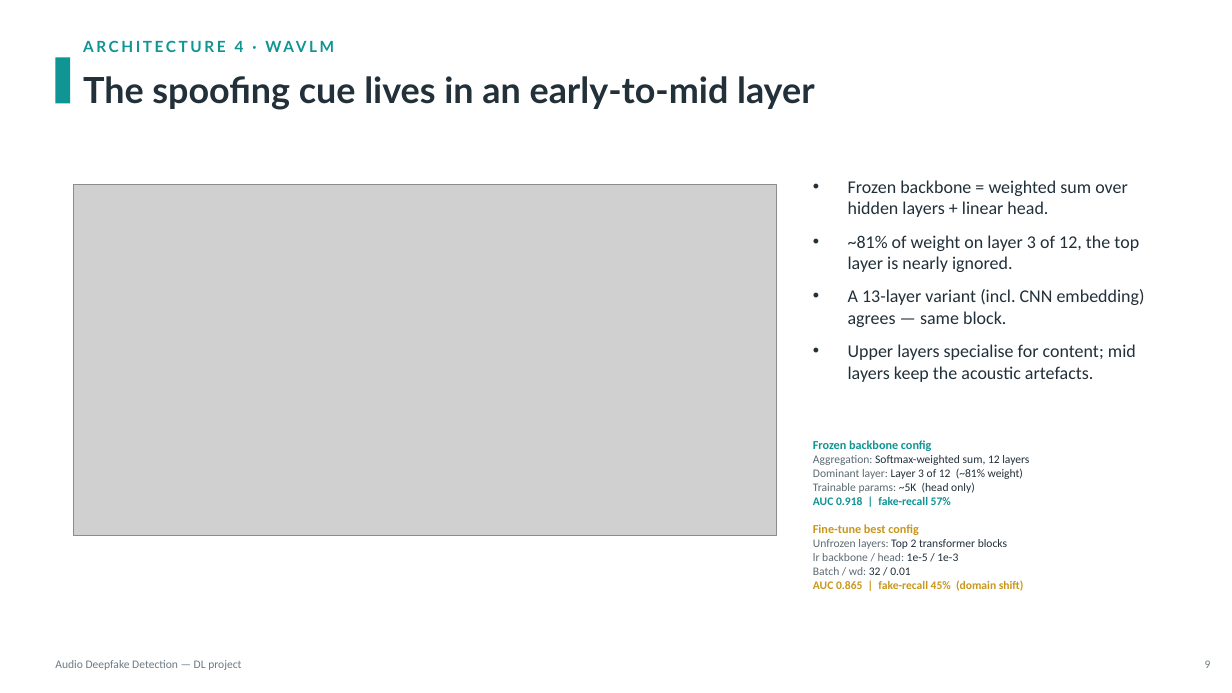
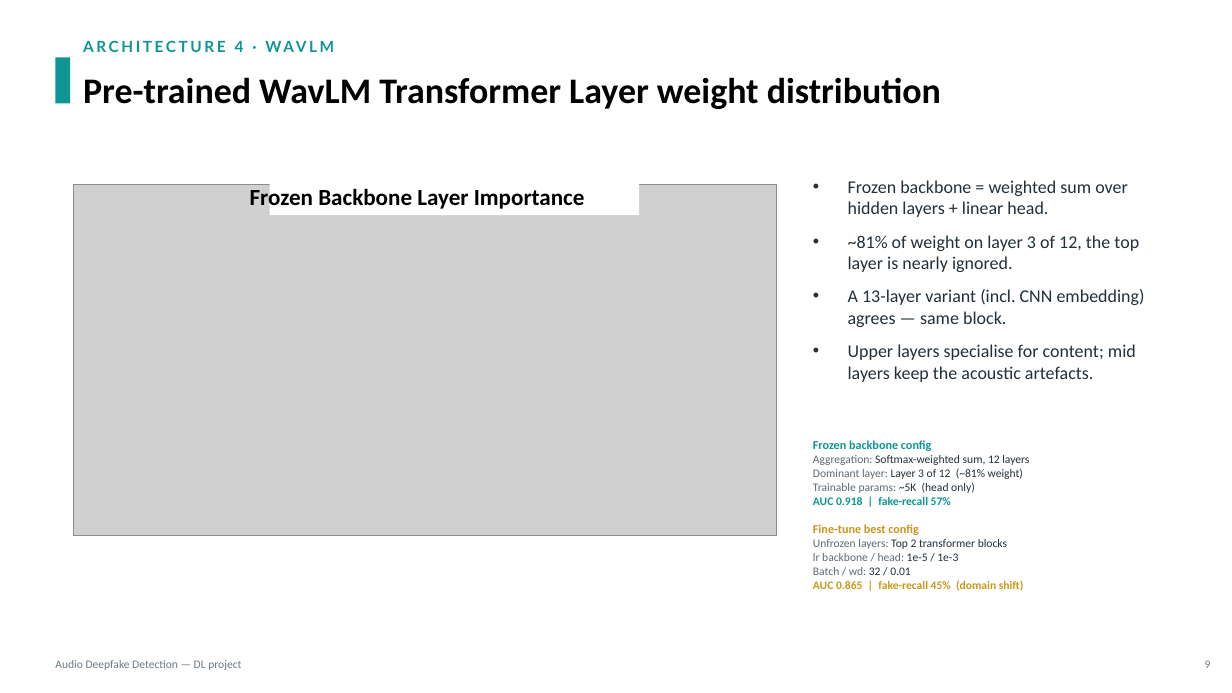
Before and after one commit to KonstaninosKaimakis/audio-deepfake-detection-DL, a slide deck: slide 11 of presentation.pptx (slide 9 before the commit). Drawn at 1232x693 pixels with LibreOffice and Linux fonts; fonts in the diff are those of the drawing; grey boxes stand for pictures. Boxes give left, top, right and bottom in pixels: in the first picture for what was removed or moved away, otherwise in the second. Text is boxed around its words. In the diff, an @@ line names an element or a change of style, - is before the commit and + after.

```diff
--- a/presentation.pptx
+++ b/presentation.pptx
@@ text at [83, 77, 941, 109]: text changed; font Lato to Calibri; text colour #22303A to #000000 @@
-The spoofing cue lives in an early-to-mid layer
+Pre-trained WavLM Transformer Layer weight distribution
@@ rectangle added at [270, 171, 640, 215], fill #FFFFFF @@
@@ text added at [250, 186, 585, 212], 18 pt, text #000000, bold @@
+Frozen Backbone Layer Importance
```
Also in this commit, not shown: 6 other slides changed, 2 slides added, 1 slide removed.
